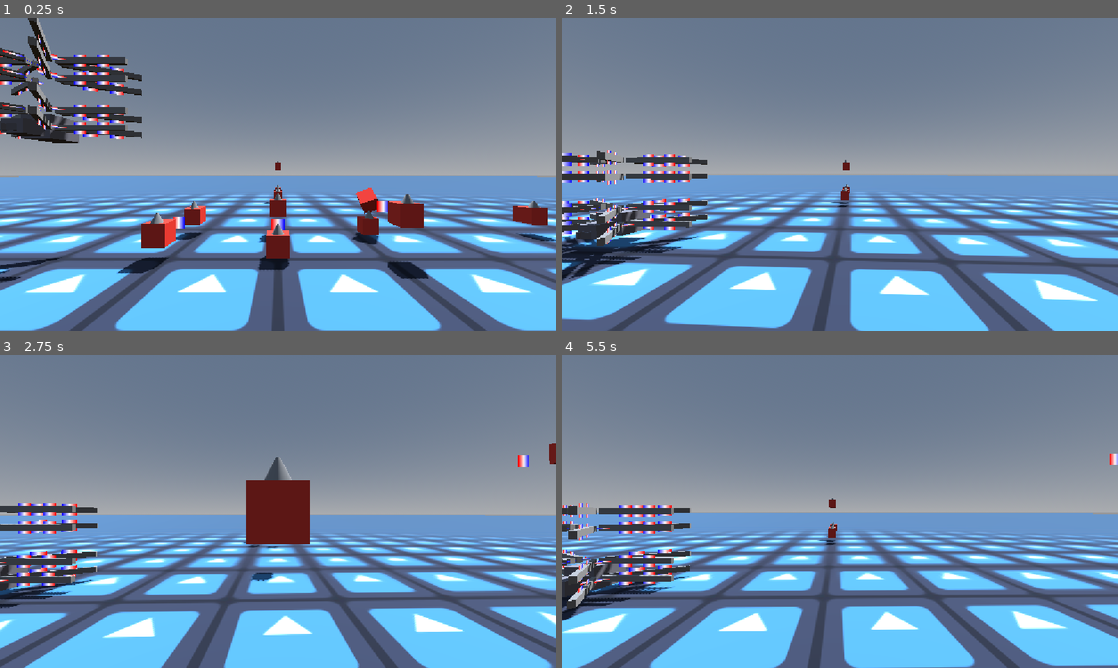
Above: before the commit, frames 1-4 (two rows, left to right).
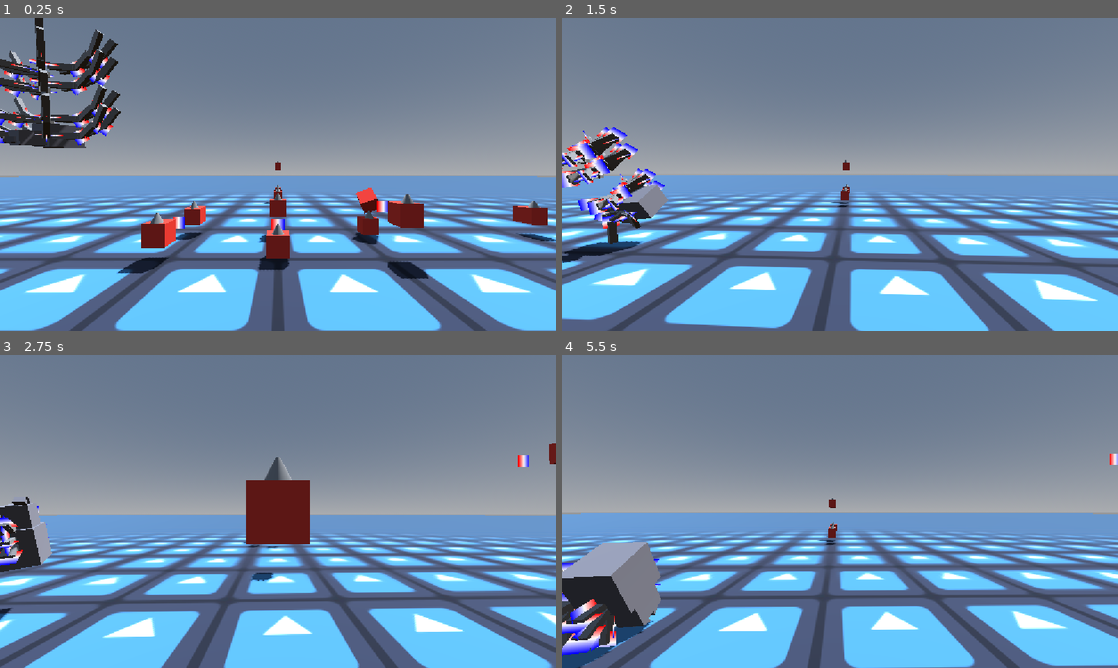
Above: after the commit, the same moments.

Repository: Deojee/new-betterer-hinges
Game: Godot game, scene res://scenes/world.tscn
Same seed, same stepped clock (60 frames per second), same inputs: the game is played once before the commit and once after it. The engine's default icon, where the game draws it, is replaced by a stand-in: a white triangle on a blue panel in a dark square.
Inputs (mouse positions are in pixels of both pictures, inside the frame that each line leads up to):
- Up to frame 1 (0.25 s): no input
- Up to frame 2 (1.5 s): move the mouse to (867, 174) at 0.52 s; hold Up (ui_up) from 0.53 s (still down); tap A (a) at 0.6 s; tap D (d) at 0.8, 1.35 s; move the mouse to (812, 174) at 1.27 s
- Up to frame 3 (2.75 s): keep holding Up (ui_up); tap E (e) at 1.55 s; move the mouse to (289, 505) at 2.02 s; hold E (e) from 2.03 s (still down); tap Q (q) at 2.3 s
- Up to frame 4 (5.5 s): keep holding Up (ui_up); move the mouse to (834, 517) at 2.77 s; release E (e) at 2.78 s; tap Q (q) at 2.85 s; tap S (s) at 3.05, 3.6 s; move the mouse to (878, 514) at 3.52 s; hold T (t) 3.53-4.28 s; move the mouse to (795, 508) at 4.27 s; tap T (t) at 4.35 s; tap W (w) at 4.55, 5.1 s; move the mouse to (845, 511) at 5.02 s; tap A (a) at 5.3 s

The runs differ from the first frame. In frame 1, 5.5% of the frame differs, in the area x 0-26%, y 0-85%; in frame 2, 6.2%; in frame 3, 3.8%; in frame 4, 6.8%, in the area x 0-24%, y 47-100%.

Commit message:
added nonsense that doesn't work :/

Diff:
--- a/armatureJointLoader.gd
+++ b/armatureJointLoader.gd
@@ -5,6 +5,18 @@
 
 # int id : PhysicalBone3D
 var idsToBones : Dictionary = {-1 : null}
+
+enum jointType {SIDE,UP,FORWARD}
+
+var legPattern = [
+	jointType.SIDE,
+	jointType.SIDE,
+	jointType.UP,
+	jointType.SIDE,
+	jointType.UP
+	]
+
+var boneJointTypes = {}
 
 func _ready() -> void:
 
@@ -18,6 +30,7 @@
 
 		bone.joint_type = PhysicalBone3D.JOINT_TYPE_NONE
 
+		#make it so it can't see itself but can see walls
 		bone.set_collision_layer_value(1,true)
 		bone.set_collision_layer_value(2,true)
 		bone.set_collision_mask_value(3,false)
@@ -28,7 +41,28 @@
 		bone.set_collision_mask_value(4,true)
 
 
+
+		pass
+
+
 	#print(idsToBones)
+
+	for id in idsToBones:
+
+		if id == -1:
+			continue
+
+		#continue
+		var bone : PhysicalBone3D = idsToBones[id]
+		#var parentBone : PhysicalBone3D = idsToBones[get_bone_parent(id)]
+
+		if bone.is_in_group("legTip"):
+			var i = 0
+			var curentBone = bone
+			while curentBone and !curentBone.is_in_group("skeletonCore"):
+				boneJointTypes[curentBone] = legPattern[i]
+				curentBone = idsToBones[get_bone_parent(curentBone.get_bone_id())]
+				i += 1
 
 
 	for id in idsToBones:
@@ -49,34 +83,46 @@
 		var newHinge : HingePlus = hingePlus.instantiate()
 		newHinge.nodeA = parentBone
 		newHinge.nodeB = bone
-		#
 
-		#newHinge.position = Vector3.FORWARD * parentBone.get_child(0).shape.height/2.0
-		#newHinge.rotation = Vector3(0,PI/2.0,0)
-		#newHinge.position = get_bone_pose_position(parentBone.get_bone_id())
+		var hingeTrans = Transform3D()
+		hingeTrans.origin = Vector3.FORWARD * parentBone.get_child(0).shape.height/2.0
 
-		var newHingeZ = bone.basis.z.cross(parentBone.basis.z)
-		var quat = Quaternion(newHingeZ,0.0)
-		newHinge.basis = Basis.IDENTITY.rotated(Vector3.UP,2.0/PI) #Basis(quat)
+		var hingeGlobalTrans = parentBone.global_transform * hingeTrans
+
+		#check if we have an intended joint type for this bone
+		if boneJointTypes.has(bone):
+			print("hello!")
+			var coreToHinge = idsToBones[0].global_transform.affine_inverse() * hingeGlobalTrans
+			match boneJointTypes[bone]:
+
+				jointType.UP:
+					var jointBasis
+					var z = Vector3.UP
+					var x = (coreToHinge.origin.cross(z)).normalized()
+					var y = x.cross(z)
+
+					hingeGlobalTrans.basis = Basis(x,y,z)
+
+				jointType.SIDE:
+
+					var x = (coreToHinge.origin).normalized()
+					var z = x.cross(Vector3.UP).normalized()
+					var y = x.cross(z)
+
+					hingeGlobalTrans.basis = Basis(x,y,z)
+					pass
+
+
+			newHinge.transform = parentBone.global_transform.affine_inverse() * hingeGlobalTrans
+
+			pass
 
 		parentBone.add_child(newHinge)
 
 
-		#newHinge.position = Vector3.FORWARD * parentBone.get_child(0).shape.height/2.0
-		#var ogDist = newHinge.global_position.distance_to(bone.global_position)
-		#newHinge.position = Vector3.BACK * parentBone.get_child(0).shape.height/2.0
-		#var newDist = newHinge.global_position.distance_to(bone.global_position)
-		#
-		#if ogDist < newDist:
-			#newHinge.position = Vector3.FORWARD * parentBone.get_child(0).shape.height/2.0
-		#
-		#newHinge.look_at(bone.global_position)
-		#newHinge.rotation = Vector3(0,PI/2.0,0)
 
 		newHinge.setup()
 
-		#prints("made hinge:" , newHinge, newHinge.nodeA,newHinge.nodeB)
-		#print()
 
 
 
--- a/scripts/hingeOwner.gd
+++ b/scripts/hingeOwner.gd
@@ -16,8 +16,8 @@
 
 	var shuffledHinges = allHinges.duplicate()
 
-	var iterations = 20
-	var inv = 0.9 # 1.0/iterations * 0.001
+	var iterations = 40
+	var inv = 0.5 # 1.0/iterations * 0.001
 
 	#print(shuffledHinges.size())
 	for i in iterations:
--- a/scripts/newHinge.gd
+++ b/scripts/newHinge.gd
@@ -135,14 +135,14 @@
 		return rad_to_deg(motorSpeed)
 	set(value):
 		motorSpeed = deg_to_rad(value)
-var motorSpeed = PI
+var motorSpeed = PI/4.0
 
 @export var targetAngleDegrees : float:
 	get:
 		return rad_to_deg(targetAngle)
 	set(value):
 		targetAngle = fmod(deg_to_rad(value),PI * 2)
-var targetAngle = 0 #-PI/4.0
+var targetAngle = PI #-PI/4.0
 
 
 @export var maxMotorSpeedDegrees : float:
Not shown, changed: meshPhysicsTestingWorld.tscn
